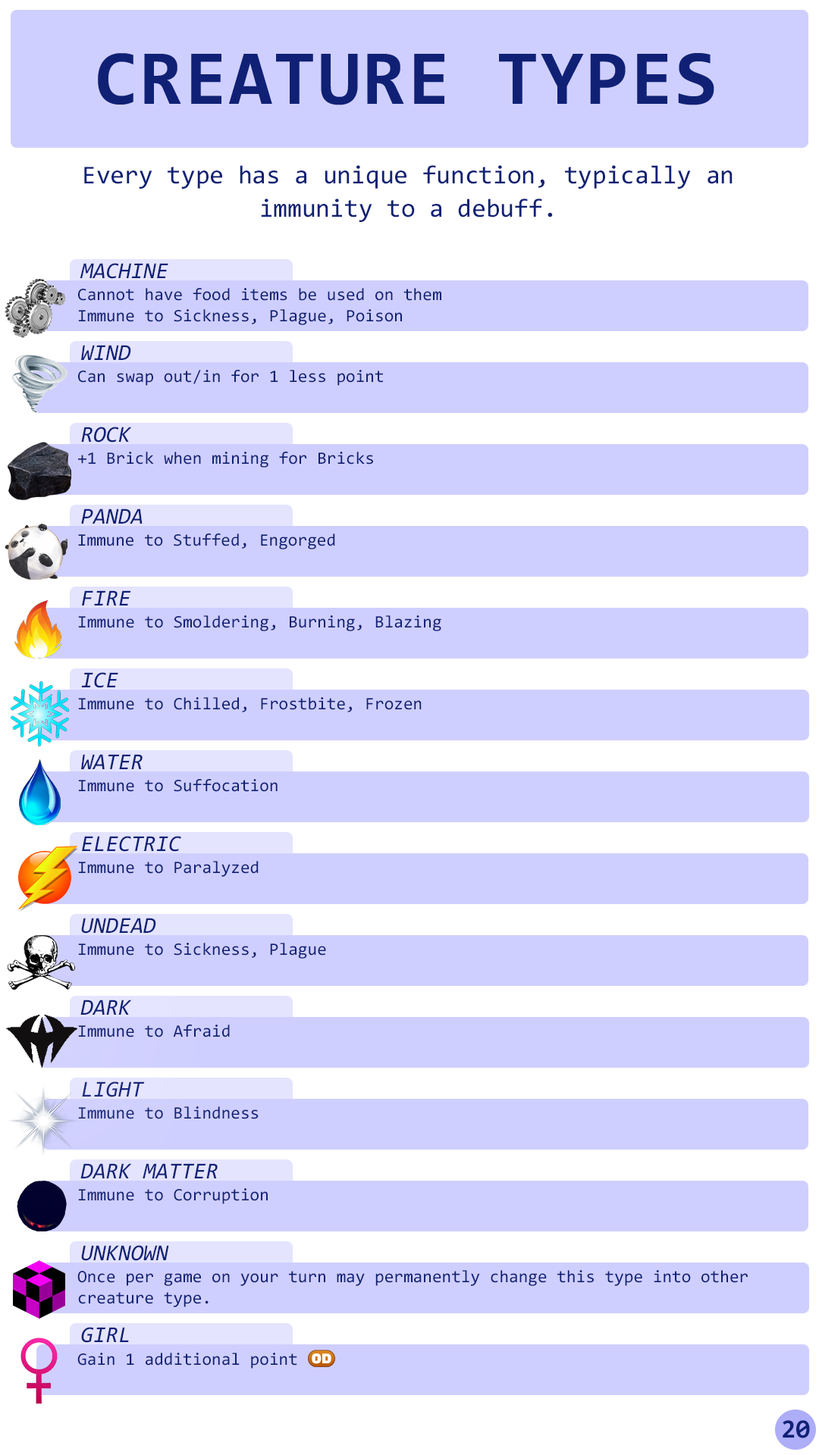
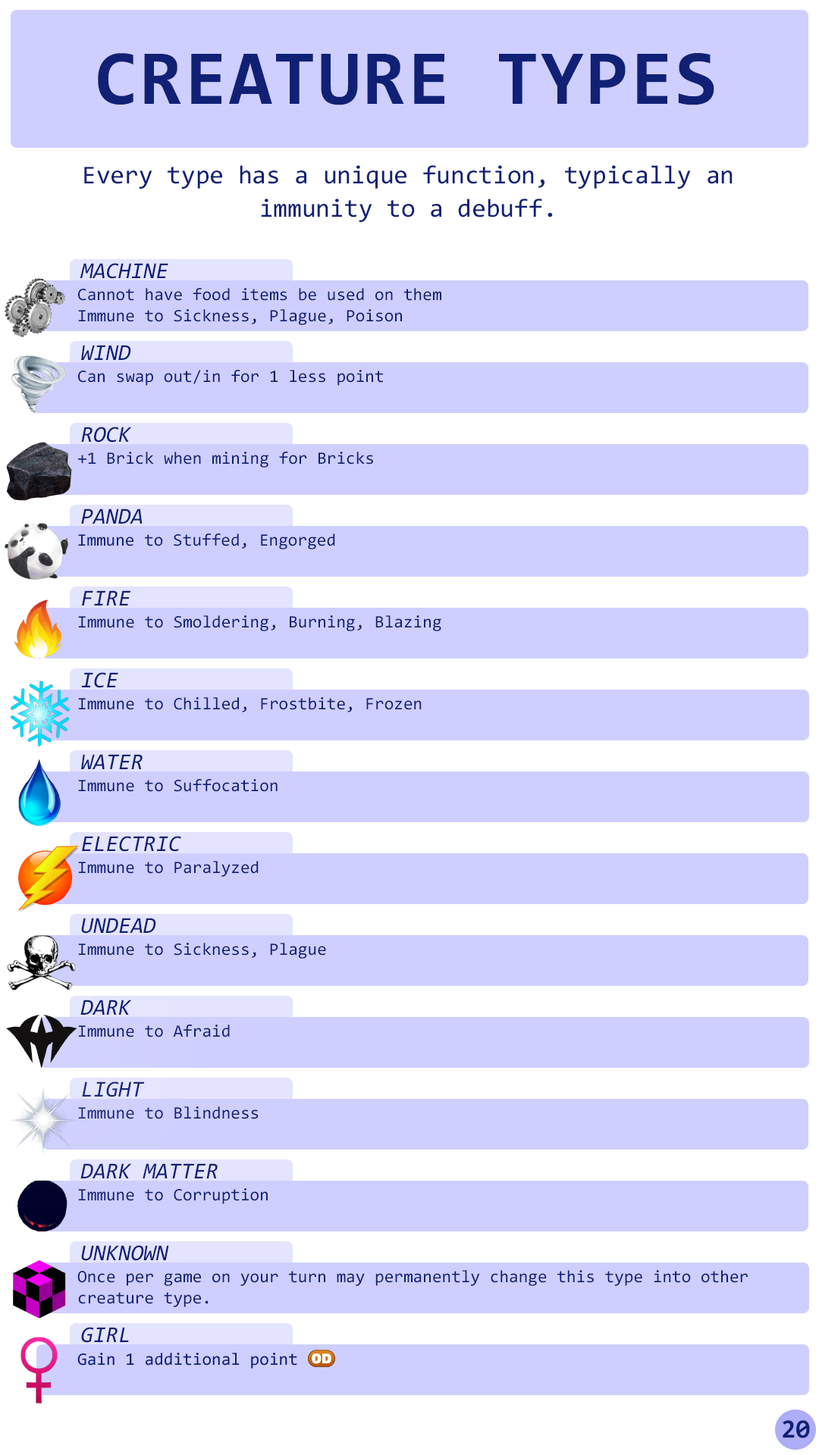
The second 819x1455 image is a revision of the first. Changes to its layers:
removed layer "Machine" from group "MACHINE" over 4, 278, 66, 339
added layer "[machine]" in group "MACHINE" over 4, 278, 66, 338
removed layer "wind" from group "WIND" over 11, 354, 68, 414
added layer "[wind]" in group "WIND" over 10, 355, 68, 414
removed layer "Rock" from group "ROCK" over 7, 441, 72, 501
added layer "[rock]" in group "ROCK" over 6, 441, 73, 502
removed layer "panda" from group "PANDA" over 4, 523, 68, 580
added layer "[panda]" in group "PANDA" over 4, 523, 69, 580
removed layer "Fire" from group "FIRE" over 14, 600, 62, 659
added layer "[fire]" in group "FIRE" over 14, 599, 63, 659
removed layer "Ice" from group "ICE" over 10, 681, 69, 747
added layer "[ice]" in group "ICE" over 10, 680, 70, 747
removed layer "water" from group "WATER" over 18, 759, 61, 826
added layer "[water]" in group "WATER" over 18, 759, 61, 827
removed layer "Electric" from group "ELECTRIC" over 18, 845, 78, 912
added layer "[electric]" in group "ELECTRIC" over 18, 845, 79, 913
removed layer "undead" from group "UNDEAD" over 7, 935, 76, 990
added layer "[undead]" in group "UNDEAD" over 7, 935, 76, 991
removed layer "dark" from group "DARK" over 6, 1014, 78, 1069
added layer "[dark]" in group "DARK" over 6, 1014, 78, 1069
removed layer "Light" from group "LIGHT" over 7, 1086, 79, 1157
added layer "[light]" in group "LIGHT" over 9, 1086, 78, 1156
removed layer "unknown" from group "UNKNOWN" over 12, 1260, 66, 1319
added layer "[unknown]" in group "UNKNOWN" over 12, 1260, 66, 1319
…and 4 more changes (2 added, 2 removed)
